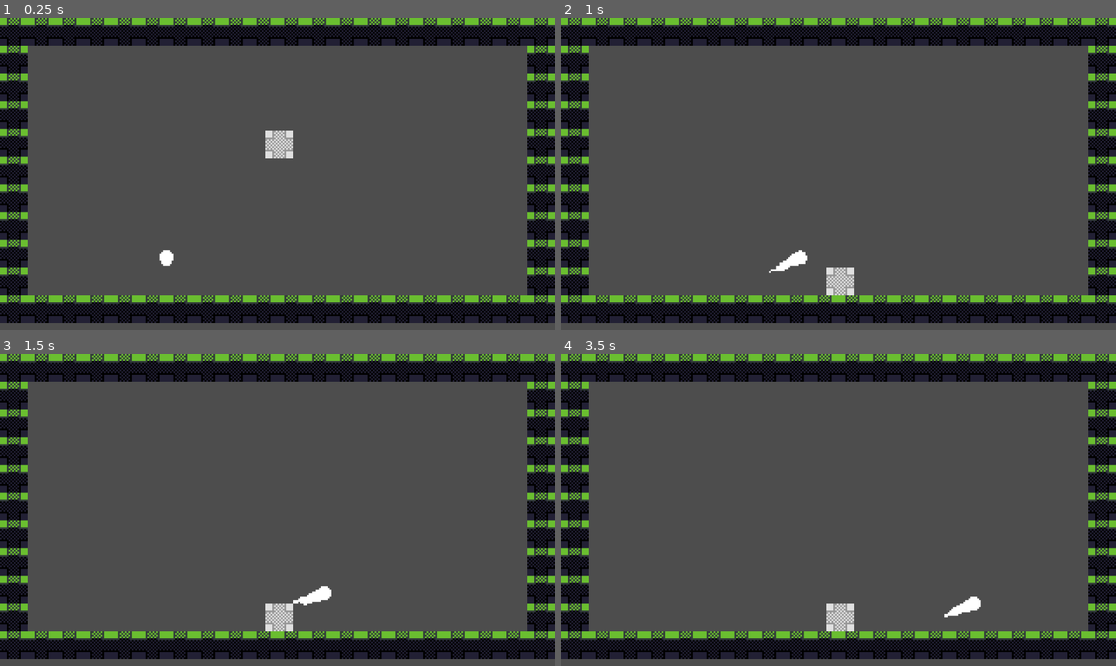
Above: before the commit, frames 1-4 (two rows, left to right).
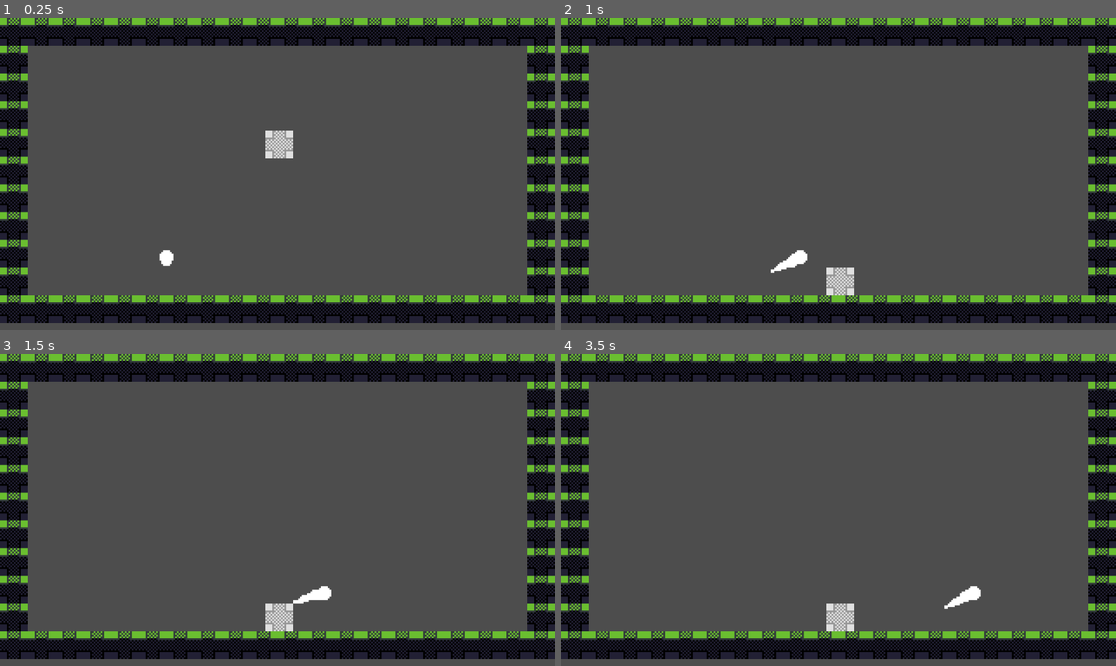
Above: after the commit, the same moments.

Repository: rtyh12/pixel-platformer
Game: Godot game, scene res://main.tscn
The game is run twice, just before and just after one commit, with the same random seed, the same clock (stepped at 60 frames per second) and the same inputs.
Inputs:
- Up to frame 1 (0.25 s): no input
- Up to frame 2 (1 s): tap Enter at 0.5 s; hold Right (ui_right) from 0.53 s (still down)
- Up to frame 3 (1.5 s): keep holding Right (ui_right)
- Up to frame 4 (3.5 s): release Right (ui_right) at 2.03 s; hold Left (ui_left) 2.03-2.78 s; hold Right (ui_right) from 2.78 s (still down)

Frame 1 is identical in both runs. In frame 2, less than 0.1% of the frame differs, in the area x 37-45%, y 74-82%; in frame 3, less than 0.1%; in frame 4, 0.4%, in the area x 69-76%, y 74-85%.

Commit message:
Use move_and_slide()

Diff:
--- a/scenes/objects/player.tscn
+++ b/scenes/objects/player.tscn
@@ -27,8 +27,8 @@
 shape = SubResource("RectangleShape2D_4j8lr")
 disabled = true
 
-[node name="PlayerController" type="Node" parent="." node_paths=PackedStringArray("physics_body", "collision_shape")]
+[node name="PlayerController" type="Node" parent="." node_paths=PackedStringArray("cb", "collision_shape")]
 script = ExtResource("4_2yypw")
-physics_body = NodePath("../CharacterBody2D")
+cb = NodePath("../CharacterBody2D")
 collision_shape = NodePath("../CharacterBody2D/CollisionShape2D")
 run_speed = 100.0
--- a/scripts/PlayerController.gd
+++ b/scripts/PlayerController.gd
@@ -1,27 +1,29 @@
 extends Node
 
 
-@export var physics_body: CharacterBody2D
+@export var cb: CharacterBody2D
 @export var collision_shape: CollisionShape2D
 @export var run_speed: float
+
 
 var speed_vertical = 0
 
 func _physics_process(delta):
+	cb.velocity = Vector2.ZERO
+
 	# Gravity
-	speed_vertical -= -1 * delta
+#	speed_vertical -= -1 * delta
 
-	var frame_mov = Vector2.ZERO
-
-	frame_mov.y += speed_vertical * delta
+	cb.velocity.y += speed_vertical
 
 	# Collisions
-	print(physics_body.is_on_floor())
+#	print(cb.is_on_floor())
 
 	# Input
 	if Input.is_action_pressed("ui_right"):
-		frame_mov.x += run_speed * delta
+		cb.velocity.x += run_speed
 	if Input.is_action_pressed("ui_left"):
-		frame_mov.x -= run_speed * delta
+		cb.velocity.x -= run_speed
 
-	physics_body.position += frame_mov
+	print(cb.velocity)
+	cb.move_and_slide()
